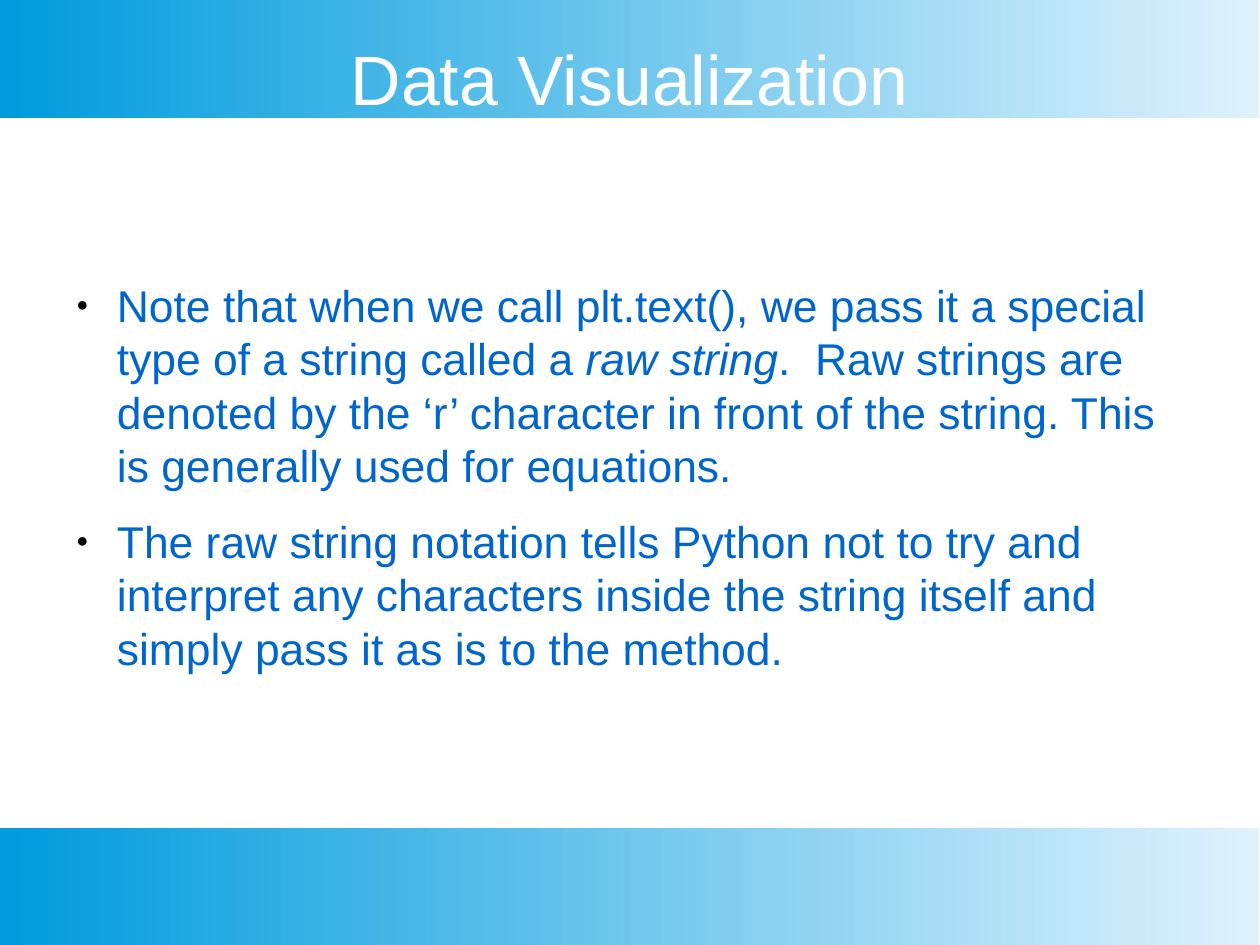
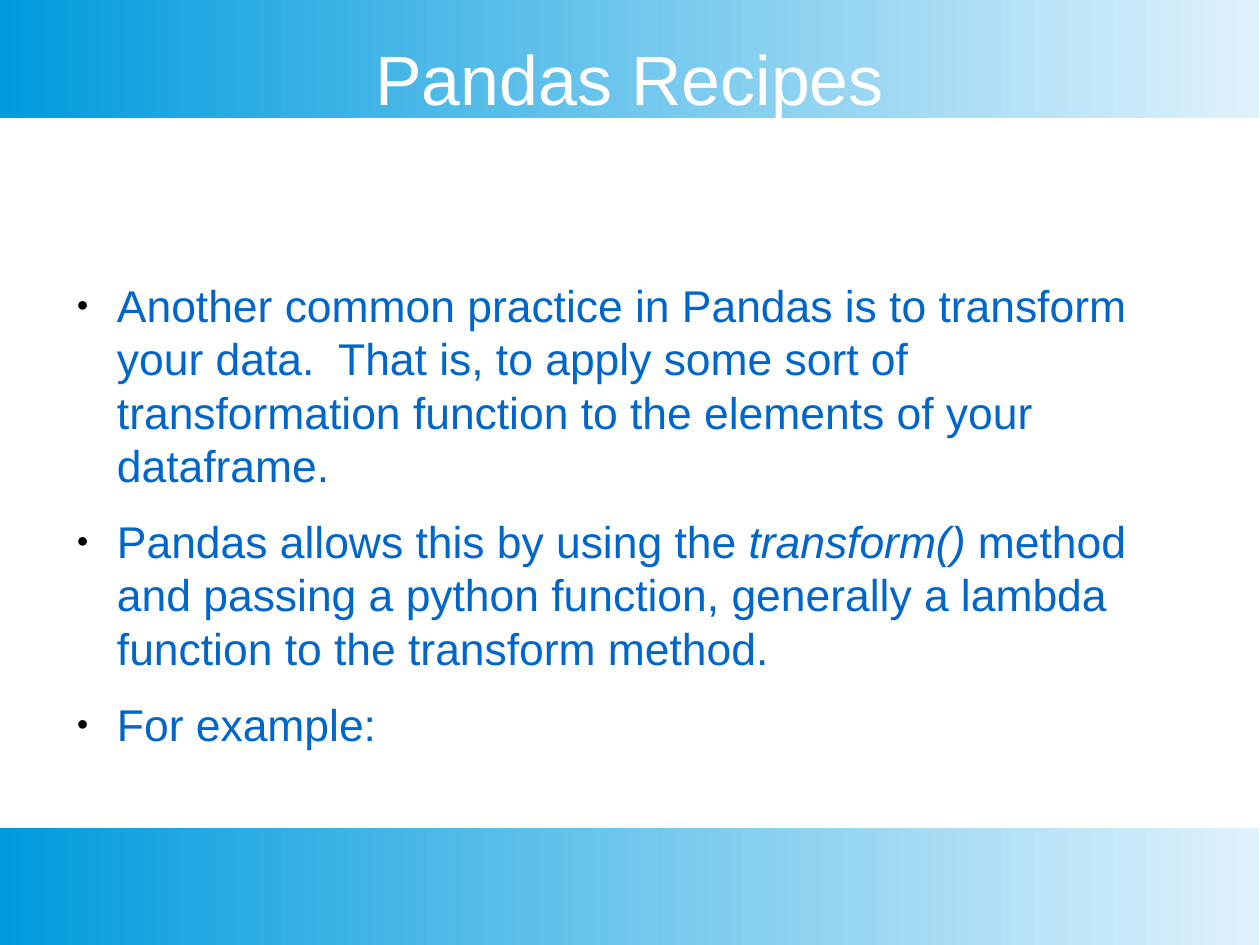
Before and after one commit to chankeypathak/CitiDataScience, a slide deck: slide 56 of marketanalyst/docs/Module 3.pptx (slide 33 before the commit). Drawn at 1260x945 pixels with LibreOffice and Linux fonts; fonts in the diff are those of the drawing. Boxes give left, top, right and bottom in pixels: in the first picture for what was removed or moved away, otherwise in the second. Text is boxed around its words. In the diff, an @@ line names an element or a change of style, - is before the commit and + after.

```diff
--- a/marketanalyst/docs/Module 3.pptx
+++ b/marketanalyst/docs/Module 3.pptx
@@ text at [375, 54, 883, 118]: text changed @@
-Data Visualization
+Pandas Recipes
@@ text at [117, 289, 1127, 750]: text changed @@
-● Note that when we call plt.text(), we pass it a special type of a string called a raw string. Raw strings are denoted by the ‘r’ character in front of the string. This is generally used for equations.
-● The raw string notation tells Python not to try and interpret any characters inside the string itself and simply pass it as is to the method.
+● Another common practice in Pandas is to transform your data. That is, to apply some sort of transformation function to the elements of your dataframe.
+● Pandas allows this by using the transform() method and passing a python function, generally a lambda function to the transform method.
+● For example:
```
Also in this commit, not shown: 12 other slides changed, 53 slides added, 31 slides removed, 31 other files.
